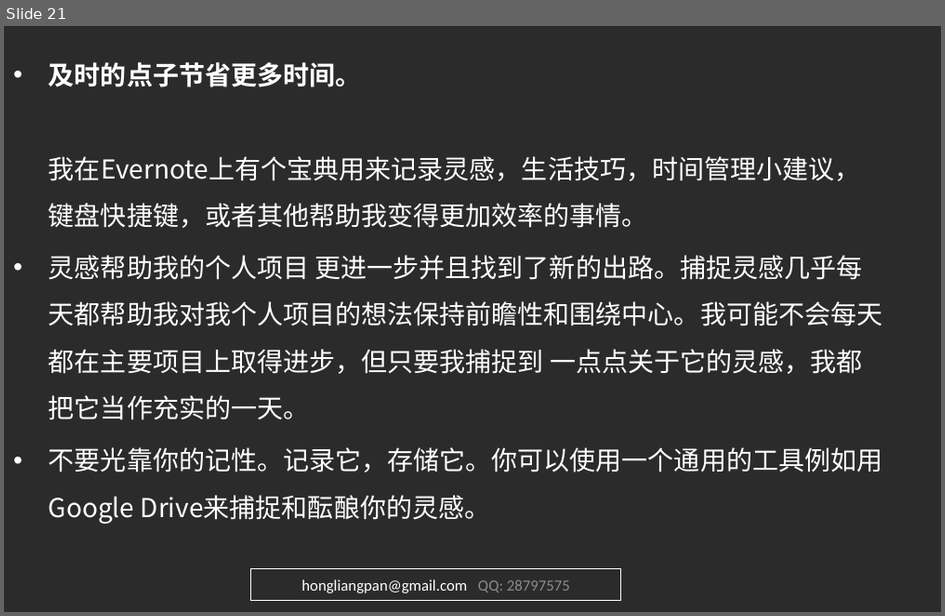
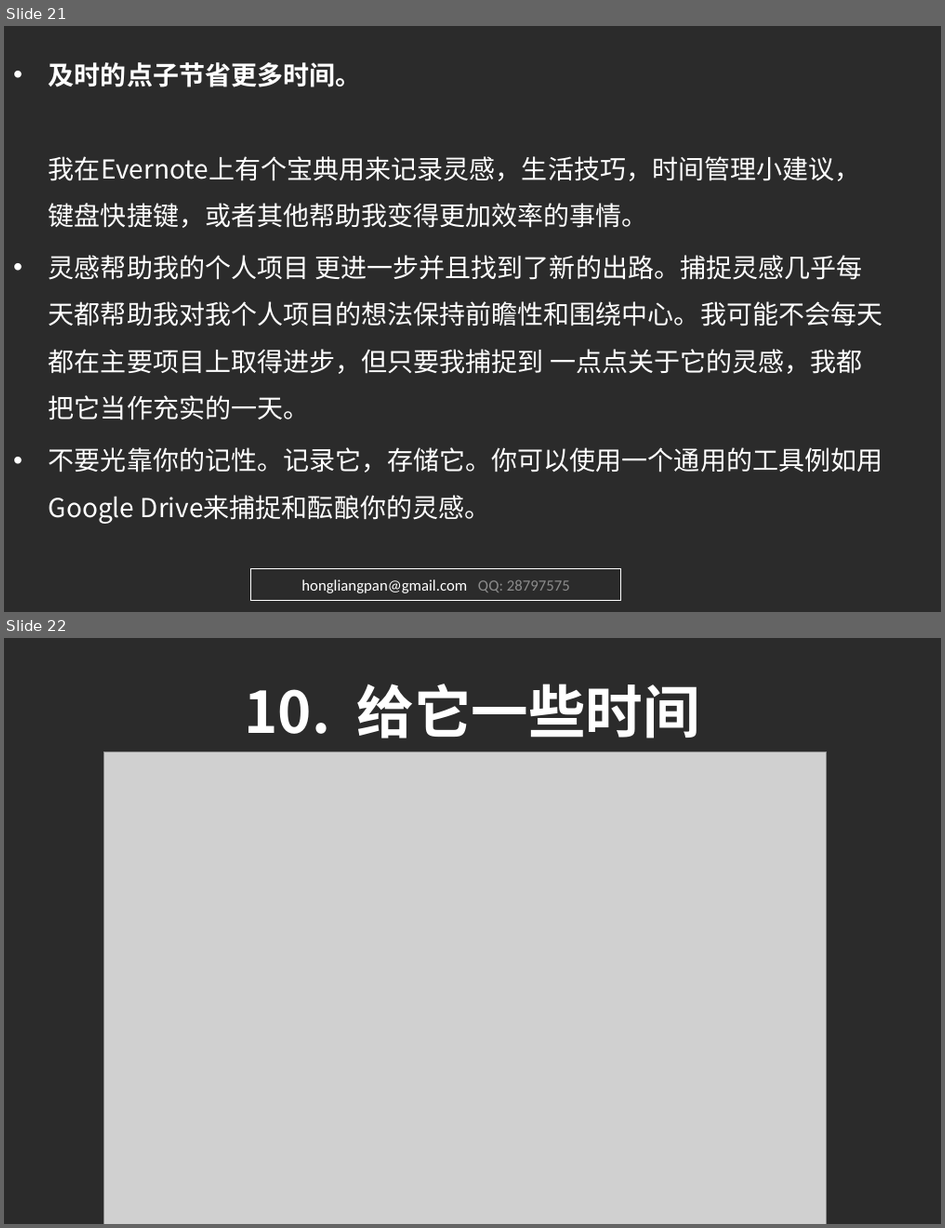
Before and after one commit to hongliangpan/net.topology, a slide deck: 微分享/好.个人项目挤出时间的绝妙方法.pptx. Shown one above the other, each under a label of ours: slide 21 before the commit, slides 21 and 22 after it. The pictures are 945x616 and 945x1228 pixels, drawn with LibreOffice and Linux fonts; fonts in the diff are those of the drawing; grey boxes stand for pictures; background and template pictures are left out; a plain dark background stands for a picture behind light text. Boxes give left, top, right and bottom in pixels: in the first picture for what was removed or moved away, otherwise in the second. Text is boxed around its words. In the diff, an @@ line names an element or a change of style, - is before the commit and + after.

```diff
--- a/微分享/好.个人项目挤出时间的绝妙方法.pptx
+++ b/微分享/好.个人项目挤出时间的绝妙方法.pptx
@@ slide 22 added at (x1=4, y1=638, x2=941, y2=1224), background picture (left out) @@
@@ title added at (x1=245, y1=684, x2=701, y2=738), 44 pt, text #CCE8CF, bold @@
+10. 给它一些时间
@@ picture added at (x1=104, y1=751, x2=827, y2=1224) @@
```
Also in this commit, not shown: 1 slide changed, 1 other slide added.
